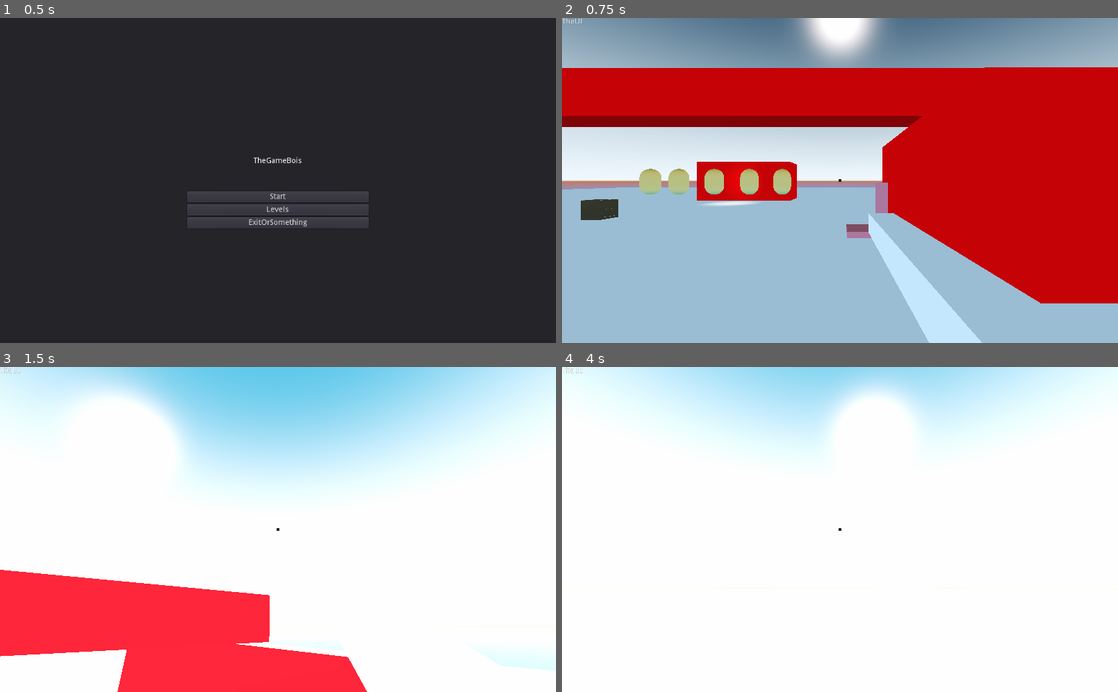
Above: before the commit, frames 1-4 (two rows, left to right).
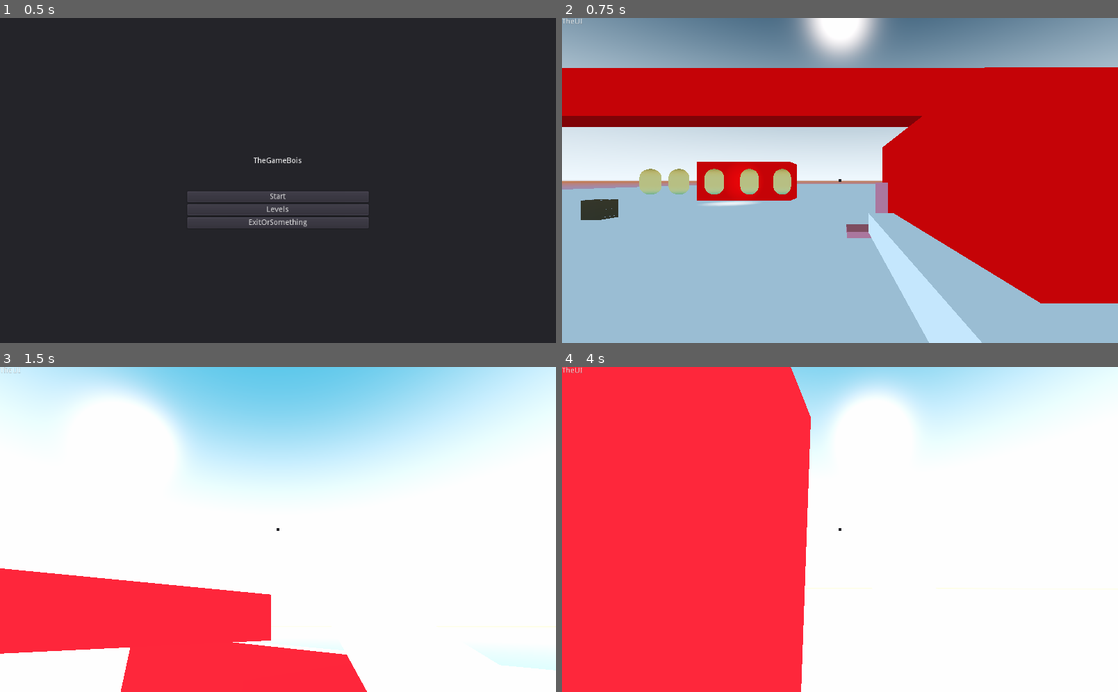
Above: after the commit, the same moments.

Repository: mottom1/3DTowerDefense
Game: Godot game, scene res://Home/Home.tscn
Two runs of this game, one before a commit and one after it. Both use one fixed random seed, a clock stepped at 60 frames per second and the inputs below.
Inputs (mouse positions are in pixels of both pictures, inside the frame that each line leads up to):
- Up to frame 1 (0.5 s): no input
- Up to frame 2 (0.75 s): click "Start" at 0.5 s
- Up to frame 3 (1.5 s): move the mouse to (305, 529) at 1.27 s; hold W (Forward) from 1.28 s (still down); hold Space (Jump) from 1.28 s (still down)
- Up to frame 4 (4 s): keep holding W (Forward); move the mouse to (812, 529) at 2.02 s; release Space (Jump) at 2.03 s; click (812, 529) at 2.1 s; tap Space (Jump) at 2.27, 2.3, 2.57, 3.77, 3.8 s; move the mouse to (851, 523) at 2.77 s; hold Space (Jump) 2.78-3.53 s; move the mouse to (834, 536) at 3.52 s; click (834, 536) at 3.6 s

Frame 1 is identical in both runs. In frame 2, 0.2% of the frame differs, in the area x 13-57%, y 51-53%; in frame 3, 0.6%; in frame 4, 44%, in the area x 0-45%, y 0-100%.

Commit message:
Base Commit, Change

Diff:
--- a/Player/3DMovement.gd
+++ b/Player/3DMovement.gd
@@ -23,12 +23,14 @@
 const JumpPower = 3
 const MaxJumpPower = 30
 var curentJumpPower = 0
-const gravity = 2
+const gravity = 1.6
 var YVelo = 2
 var YVeloCap = 80
 var Celing:bool = false
 var grounded:bool = false
 var CanJump:bool = true
+var getsnap = Vector3(0,-5,0)
+var snap = Vector3(0,-5,0)
 # Shop Vars
 var Coins = 0
 #GunVars
@@ -43,41 +45,38 @@
 		cambase.rotation_degrees.x -= event.relative.y * LookSensitivity
 		cambase.rotation_degrees.x = clamp(cambase.rotation_degrees.x, -CamClap, CamClap)
 		rotation_degrees.y -= event.relative.x * LookSensitivity
-#	if event is InputEventJoypadMotion:
-	cambase.rotation_degrees.y += (Input.get_action_strength("ScreenRotateL")- Input.get_action_strength("ScreenRotateR") )*LookSensitivity
-	cambase.rotation_degrees.x += (Input.get_action_strength("ScreenRotateUp")- Input.get_action_strength("ScreenRotateDown"))*LookSensitivity
-	cambase.rotation_degrees.x = clamp(cambase.rotation_degrees.x, -CamClap, CamClap)
+
 
 func Move():
 
 	if Input.is_action_pressed("Forward"):
 		if grounded:
-			PlayerControledMVector.z += -MovmentSpeedUp-Friction
-
-
-		else:
-			PlayerControledMVector.z += -AirMovementSpeedUp
+			PlayerControledMVector += Vector3(0,0,-MovmentSpeedUp-Friction).rotated(Vector3(0,1,0), rotation.y)
+
+
+		else:
+			PlayerControledMVector += Vector3(0,0,-AirMovementSpeedUp).rotated(Vector3(0,1,0), rotation.y)
 	else: pass
 
 	if Input.is_action_pressed("Backwards"):
 		if grounded:
-			PlayerControledMVector.z +=MovmentSpeedUp+Friction
-		else:
-			PlayerControledMVector.z += +AirMovementSpeedUp
+			PlayerControledMVector +=Vector3(0,0,MovmentSpeedUp+Friction).rotated(Vector3(0,1,0), rotation.y)
+		else:
+			PlayerControledMVector += Vector3(0,0,AirMovementSpeedUp).rotated(Vector3(0,1,0), rotation.y)
 	else: pass
 
 	if Input.is_action_pressed("Right"):
 		if grounded:
-			PlayerControledMVector.x += MovmentSpeedUp+Friction
-		else:
-			PlayerControledMVector.x += +AirMovementSpeedUp
+			PlayerControledMVector += Vector3(MovmentSpeedUp+Friction,0,0).rotated(Vector3(0,1,0), rotation.y)
+		else:
+			PlayerControledMVector += Vector3(AirMovementSpeedUp,0,0).rotated(Vector3(0,1,0), rotation.y)
 	else: pass
 
 	if Input.is_action_pressed("Left"):
 		if grounded:
-			PlayerControledMVector.x += -MovmentSpeedUp-Friction
-		else:
-			PlayerControledMVector.x += -AirMovementSpeedUp
+			PlayerControledMVector += Vector3(-MovmentSpeedUp-Friction,0,0).rotated(Vector3(0,1,0), rotation.y)
+		else:
+			PlayerControledMVector += Vector3(-AirMovementSpeedUp,0,0).rotated(Vector3(0,1,0), rotation.y)
 	else: pass
 
 
@@ -149,8 +148,6 @@
 			EnviermentContrlVector.x -=Friction
 			if EnviermentContrlVector.x < 0:
 				EnviermentContrlVector.x = 0
-
-
 	if EnviermentContrlVector.y != 0:
 		if EnviermentContrlVector.y < 0:
 			EnviermentContrlVector.y +=gravity
@@ -177,7 +174,10 @@
 	if YVelo <-YVeloCap:
 		YVelo = -YVeloCap
 
+	snap.y = move_toward(snap.y, getsnap.y, .5)
+
 	if Input.is_action_pressed("Jump") and CanJump:
+		snap = Vector3.ZERO
 		YVelo += JumpPower +gravity
 
 
@@ -193,7 +193,7 @@
 func _physics_process(_delta):
 	Move()
 	VerticalMovment()
-	move_and_slide(EnviermentContrlVector+ PlayerControledMVector.rotated(Vector3(0,1,0), rotation.y) + Vector3(0,YVelo,0), Vector3.UP)
+	move_and_slide_with_snap(EnviermentContrlVector+ PlayerControledMVector + Vector3(0,YVelo,0),snap, Vector3.UP)
 	var Menue = false
 	if Input.is_action_just_pressed("menue"):
 		if !Menue:
--- a/Player/Player.tscn
+++ b/Player/Player.tscn
@@ -8,9 +8,7 @@
 
 [sub_resource type="CapsuleMesh" id=2]
 
-[node name="Player" type="KinematicBody" groups=[
-"Player",
-]]
+[node name="Player" type="KinematicBody" groups=["Player"]]
 collision_layer = 3
 collision_mask = 3
 script = ExtResource( 1 )
@@ -25,6 +23,7 @@
 transform = Transform( 1, 0, 0, 0, 1, 0, 0, 0, 1, 0, 1.5, 0 )
 
 [node name="Camera" type="Camera" parent="CamBase"]
+far = 553.6
 
 [node name="Guns" parent="CamBase" instance=ExtResource( 3 )]
 
--- a/Prodotype.tscn
+++ b/Prodotype.tscn
@@ -6,6 +6,58 @@
 [ext_resource path="res://objects/LaunchPad/LaunchPad.tscn" type="PackedScene" id=4]
 [ext_resource path="res://Art/3Dmodles/CratesThatAre.tscn" type="PackedScene" id=5]
 
+[sub_resource type="VisualShaderNodeInput" id=3]
+output_port_for_preview = 0
+input_name = "color"
+
+[sub_resource type="VisualShader" id=4]
+code = "shader_type spatial;
+render_mode specular_schlick_ggx, async_visible;
+
+
+
+
+void vertex() {
+// Output:0
+
+}
+
+void fragment() {
+// Input:2
+	vec3 n_out2p0 = COLOR.rgb;
+
+// Output:0
+	EMISSION = n_out2p0;
+
+}
+
+void light() {
+// Output:0
+
+}
+"
+graph_offset = Vector2( 4.95154, 232.125 )
+nodes/fragment/2/node = SubResource( 3 )
+nodes/fragment/2/position = Vector2( 120, 180 )
+nodes/fragment/connections = PoolIntArray( 2, 0, 0, 5 )
+
+[sub_resource type="ShaderMaterial" id=5]
+shader = SubResource( 4 )
+
+[sub_resource type="ProceduralSky" id=1]
+
+[sub_resource type="Environment" id=2]
+background_mode = 2
+background_sky = SubResource( 1 )
+ss_reflections_enabled = true
+ssao_enabled = true
+ssao_intensity = 46.1
+dof_blur_far_enabled = true
+dof_blur_far_distance = 103.21
+dof_blur_near_distance = 0.28
+glow_enabled = true
+glow_strength = 1.25
+
 [node name="Spatial" type="Spatial"]
 
 [node name="Player" parent="." instance=ExtResource( 2 )]
@@ -80,6 +132,17 @@
 depth = 4.0
 material = ExtResource( 1 )
 
+[node name="CSGBox13" type="CSGBox" parent="CSGCombiner"]
+transform = Transform( 1, 0, 0, 0, 1, 0, 0, 0, 1, 15, 1, 25 )
+width = 4.0
+depth = 8.0
+material = ExtResource( 1 )
+
+[node name="CSGBox12" type="CSGBox" parent="CSGCombiner"]
+transform = Transform( 1, 0, 0, 0, 1, 0, 0, 0, 1, 13, 0.6, 26 )
+width = 3.2
+material = SubResource( 5 )
+
 [node name="CSGPolygon" type="CSGPolygon" parent="CSGCombiner"]
 transform = Transform( 1, 0, 0, 0, 1, 0, 0, 0, 1, 12, -1, 10 )
 polygon = PoolVector2Array( 0, -1, 0, 1, 1, 1, 14, -1 )
@@ -113,6 +176,13 @@
 [node name="LaunchPad" parent="." instance=ExtResource( 4 )]
 transform = Transform( 1, 0, 0, 0, 1, 0, 0, 0, 1, 9, -2, 19 )
 
+[node name="LaunchPad5" parent="." instance=ExtResource( 4 )]
+transform = Transform( 1, 0, 0, 0, 1, 0, 0, 0, 1, 1.15491, -2, 21 )
+
+[node name="LaunchPad4" parent="." instance=ExtResource( 4 )]
+transform = Transform( 1, 0, 0, 0, 1, 0, 0, 0, 1, 1, 8, 21 )
+direction = Vector3( 0, -1, 0 )
+
 [node name="LaunchPad3" parent="." instance=ExtResource( 4 )]
 transform = Transform( 1, 0, 0, 0, 1, 0, 0, 0, 1, 164, 4, 0 )
 
@@ -122,3 +192,21 @@
 
 [node name="RigidBody" parent="." instance=ExtResource( 5 )]
 transform = Transform( 1, 0, 0, 0, 1, 0, 0, 0, 1, 10, -2, 21 )
+
+[node name="RigidBody2" parent="." instance=ExtResource( 5 )]
+transform = Transform( 1, 0, 0, 0, 1, 0, 0, 0, 1, 10, -2, 22 )
+
+[node name="RigidBody3" parent="." instance=ExtResource( 5 )]
+transform = Transform( 1, 0, 0, 0, 1, 0, 0, 0, 1, 10, -2, 23 )
+
+[node name="RigidBody4" parent="." instance=ExtResource( 5 )]
+transform = Transform( 1, 0, 0, 0, 1, 0, 0, 0, 1, 10, -2, 23 )
+
+[node name="RigidBody5" parent="." instance=ExtResource( 5 )]
+transform = Transform( 1, 0, 0, 0, 1, 0, 0, 0, 1, 10, -2, 23 )
+
+[node name="RigidBody6" parent="." instance=ExtResource( 5 )]
+transform = Transform( 1, 0, 0, 0, 1, 0, 0, 0, 1, 10, -2, 23 )
+
+[node name="WorldEnvironment" type="WorldEnvironment" parent="."]
+environment = SubResource( 2 )
--- a/TestWorld.tscn
+++ b/TestWorld.tscn
@@ -162,7 +162,6 @@
 
 [node name="LaunchPad" parent="Node4" instance=ExtResource( 4 )]
 transform = Transform( -4.37114e-08, -1, 0, 1, -4.37114e-08, 0, 0, 0, 1, 16.8288, 1.99378, -1.23845 )
-maxspeed = 65
 direction = Vector3( -1, 0, 0 )
 
 [node name="LaunchPad3" parent="Node4" instance=ExtResource( 4 )]
@@ -170,7 +169,6 @@
 
 [node name="LaunchPad4" parent="Node4" instance=ExtResource( 4 )]
 transform = Transform( -4.37114e-08, -1, 0, 1, -4.37114e-08, 0, 0, 0, 1, -13.815, 1.99378, -1.25607 )
-maxspeed = 60
 direction = Vector3( 1, 0, 0 )
 
 [node name="Enimes" type="Node" parent="."]
--- a/new_shadermaterial.tres
+++ b/new_shadermaterial.tres
@@ -6,7 +6,7 @@
 
 [sub_resource type="VisualShader" id=2]
 code = "shader_type spatial;
-render_mode specular_schlick_ggx;
+render_mode specular_schlick_ggx, async_visible;
 
 
 
--- a/objects/LaunchPad/LaunchPad.gd
+++ b/objects/LaunchPad/LaunchPad.gd
@@ -18,4 +18,5 @@
 func LaunchPlayer():
 	Player.EnviermentContrlVector += direction*speed
 	Player.YVelo = 0
+	Player.snap = Vector3.ZERO
 	print(str(Player.EnviermentContrlVector))
--- a/project.godot
+++ b/project.godot
@@ -70,25 +70,25 @@
 }
 Forward={
 "deadzone": 0.5,
-"events": [ Object(InputEventKey,"resource_local_to_scene":false,"resource_name":"","device":0,"alt":false,"shift":false,"control":false,"meta":false,"command":false,"pressed":false,"scancode":87,"unicode":0,"echo":false,"script":null)
+"events": [ Object(InputEventKey,"resource_local_to_scene":false,"resource_name":"","device":0,"alt":false,"shift":false,"control":false,"meta":false,"command":false,"pressed":false,"scancode":87,"physical_scancode":0,"unicode":0,"echo":false,"script":null)
 , Object(InputEventJoypadMotion,"resource_local_to_scene":false,"resource_name":"","device":-1,"axis":0,"axis_value":1.0,"script":null)
  ]
 }
 Backwards={
 "deadzone": 0.5,
-"events": [ Object(InputEventKey,"resource_local_to_scene":false,"resource_name":"","device":0,"alt":false,"shift":false,"control":false,"meta":false,"command":false,"pressed":false,"scancode":83,"unicode":0,"echo":false,"script":null)
+"events": [ Object(InputEventKey,"resource_local_to_scene":false,"resource_name":"","device":0,"alt":false,"shift":false,"control":false,"meta":false,"command":false,"pressed":false,"scancode":83,"physical_scancode":0,"unicode":0,"echo":false,"script":null)
 , Object(InputEventJoypadMotion,"resource_local_to_scene":false,"resource_name":"","device":-1,"axis":0,"axis_value":-1.0,"script":null)
  ]
 }
 Left={
 "deadzone": 0.5,
-"events": [ Object(InputEventKey,"resource_local_to_scene":false,"resource_name":"","device":0,"alt":false,"shift":false,"control":false,"meta":false,"command":false,"pressed":false,"scancode":65,"unicode":0,"echo":false,"script":null)
+"events": [ Object(InputEventKey,"resource_local_to_scene":false,"resource_name":"","device":0,"alt":false,"shift":false,"control":false,"meta":false,"command":false,"pressed":false,"scancode":65,"physical_scancode":0,"unicode":0,"echo":false,"script":null)
 , Object(InputEventJoypadMotion,"resource_local_to_scene":false,"resource_name":"","device":-1,"axis":1,"axis_value":-1.0,"script":null)
  ]
 }
 Right={
 "deadzone": 0.5,
-"events": [ Object(InputEventKey,"resource_local_to_scene":false,"resource_name":"","device":0,"alt":false,"shift":false,"control":false,"meta":false,"command":false,"pressed":false,"scancode":68,"unicode":0,"echo":false,"script":null)
+"events": [ Object(InputEventKey,"resource_local_to_scene":false,"resource_name":"","device":0,"alt":false,"shift":false,"control":false,"meta":false,"command":false,"pressed":false,"scancode":68,"physical_scancode":0,"unicode":0,"echo":false,"script":null)
 , Object(InputEventJoypadMotion,"resource_local_to_scene":false,"resource_name":"","device":-1,"axis":1,"axis_value":1.0,"script":null)
  ]
 }
@@ -105,13 +105,13 @@
 }
 Jump={
 "deadzone": 0.5,
-"events": [ Object(InputEventKey,"resource_local_to_scene":false,"resource_name":"","device":0,"alt":false,"shift":false,"control":false,"meta":false,"command":false,"pressed":false,"scancode":32,"unicode":0,"echo":false,"script":null)
+"events": [ Object(InputEventKey,"resource_local_to_scene":false,"resource_name":"","device":0,"alt":false,"shift":false,"control":false,"meta":false,"command":false,"pressed":false,"scancode":32,"physical_scancode":0,"unicode":0,"echo":false,"script":null)
 , Object(InputEventJoypadButton,"resource_local_to_scene":false,"resource_name":"","device":0,"button_index":0,"pressure":0.0,"pressed":false,"script":null)
  ]
 }
 menue={
 "deadzone": 0.5,
-"events": [ Object(InputEventKey,"resource_local_to_scene":false,"resource_name":"","device":0,"alt":false,"shift":false,"control":false,"meta":false,"command":false,"pressed":false,"scancode":16777217,"unicode":0,"echo":false,"script":null)
+"events": [ Object(InputEventKey,"resource_local_to_scene":false,"resource_name":"","device":0,"alt":false,"shift":false,"control":false,"meta":false,"command":false,"pressed":false,"scancode":16777217,"physical_scancode":0,"unicode":0,"echo":false,"script":null)
  ]
 }
 ScreenRotateL={
Not shown, changed: Art/GridTexture/kenney_prototypetextures/Vector/texture_01.svg.import
Not shown, changed: Art/GridTexture/kenney_prototypetextures/Vector/texture_02.svg.import
Not shown, changed: Art/GridTexture/kenney_prototypetextures/Vector/texture_03.svg.import
Not shown, changed: Art/GridTexture/kenney_prototypetextures/Vector/texture_04.svg.import
Not shown, changed: Art/GridTexture/kenney_prototypetextures/Vector/texture_05.svg.import
Not shown, changed: Art/GridTexture/kenney_prototypetextures/Vector/texture_06.svg.import
Not shown, changed: Art/GridTexture/kenney_prototypetextures/Vector/texture_07.svg.import
Not shown, changed: Art/GridTexture/kenney_prototypetextures/Vector/texture_08.svg.import
Not shown, changed: Art/GridTexture/kenney_prototypetextures/Vector/texture_09.svg.import
Not shown, changed: Art/GridTexture/kenney_prototypetextures/Vector/texture_10.svg.import
Not shown, changed: Art/GridTexture/kenney_prototypetextures/Vector/texture_11.svg.import
Not shown, changed: Art/GridTexture/kenney_prototypetextures/Vector/texture_12.svg.import
(and 2 more such lines)
